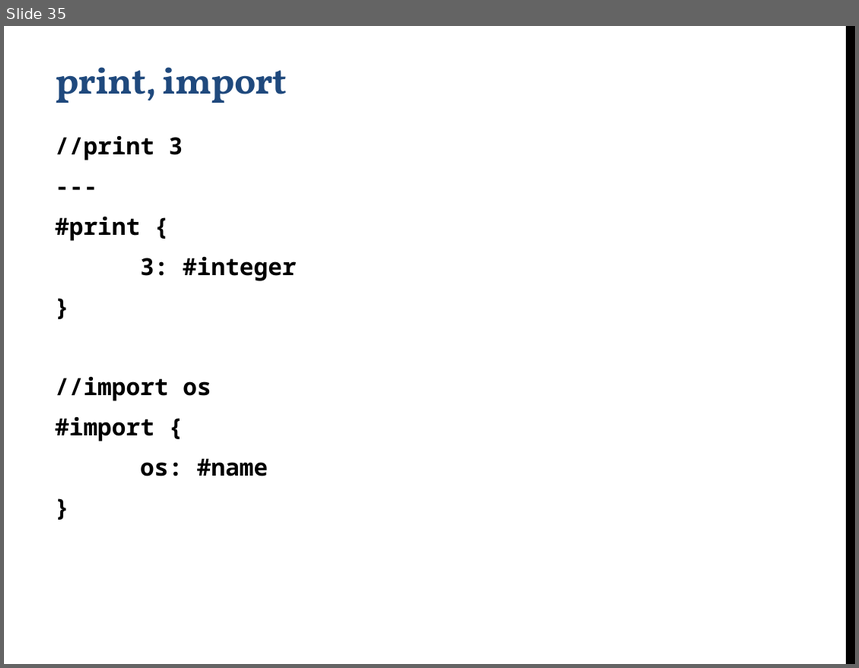
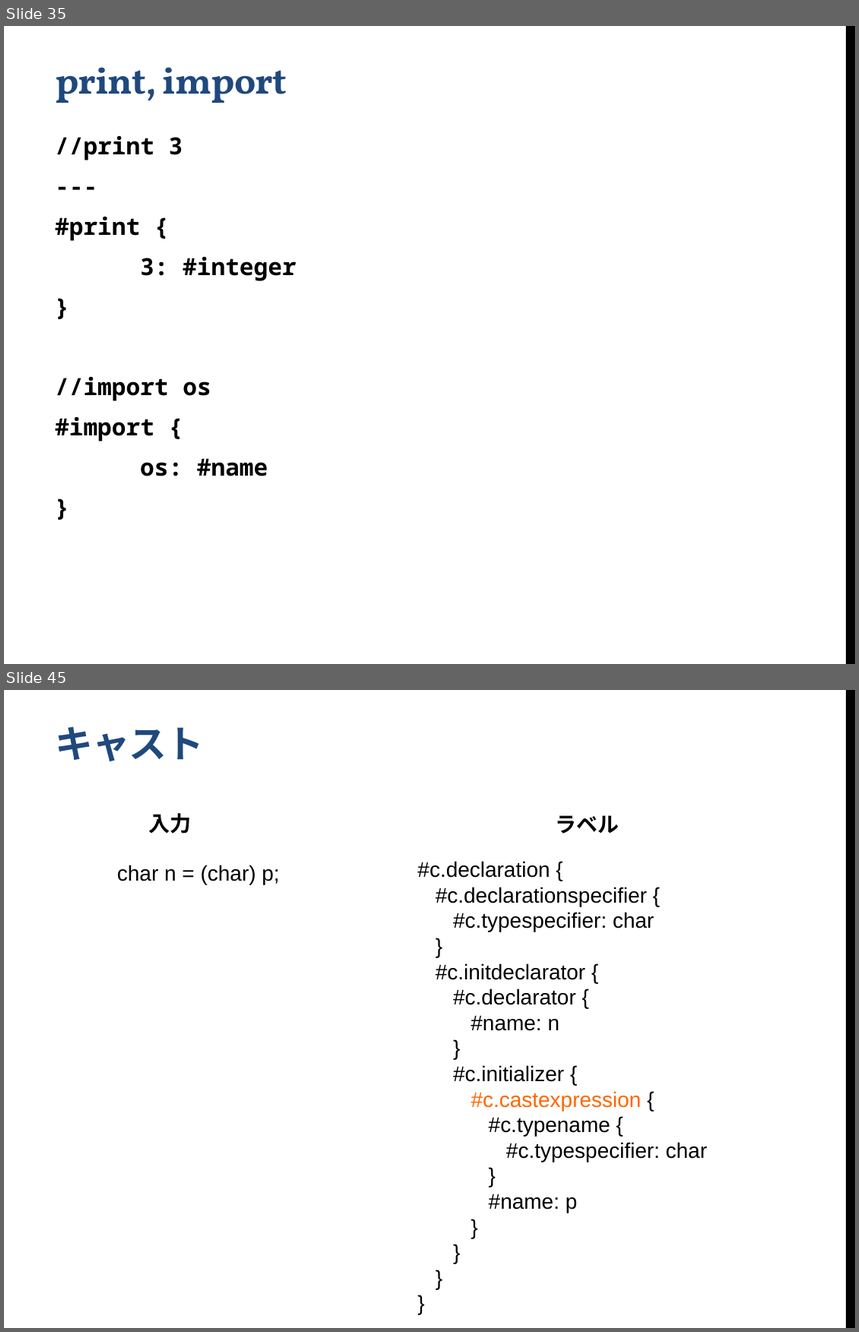
Before and after one commit to yshinya6/libbun2, a slide deck: doc/BunCommon.pptx. Shown one above the other, each under a label of ours: slide 35 before the commit, slides 35 and 45 after it; the slides between them are not shown. The pictures are 859x668 and 859x1332 pixels, drawn with LibreOffice and Linux fonts; fonts in the diff are those of the drawing; background and template pictures are left out. Boxes give left, top, right and bottom in pixels: in the first picture for what was removed or moved away, otherwise in the second. Text is boxed around its words. In the diff, an @@ line names an element or a change of style, - is before the commit and + after.

```diff
--- a/doc/BunCommon.pptx
+++ b/doc/BunCommon.pptx
@@ slide 45 added at bbox=[4, 690, 855, 1328], background #FFFFFF; not listed: 1 template element that a slide beside it also shows @@
@@ title added at bbox=[55, 726, 204, 761], 32 pt, text #1F497D, bold @@
+キャスト
@@ text added at bbox=[148, 813, 191, 834], 18 pt, text #000000, bold @@
+入力
@@ text added at bbox=[555, 815, 619, 834], 18 pt, text #000000, bold @@
+ラベル
@@ text added at bbox=[117, 865, 279, 885], 18 pt, text #000000 @@
+char n = (char) p;
@@ text added at bbox=[417, 861, 707, 1213], 18 pt, text #000000 @@
+#c.declaration {
+#c.declarationspecifier {
+#c.typespecifier: char
+}
+#c.initdeclarator {
+#c.declarator {
+#name: n
+}
+#c.initializer {
+#c.castexpression {
+#c.typename {
+#c.typespecifier: char
+}
+#name: p
+}
+}
+}
+}
```
Also in this commit, not shown: 13 other slides added.
